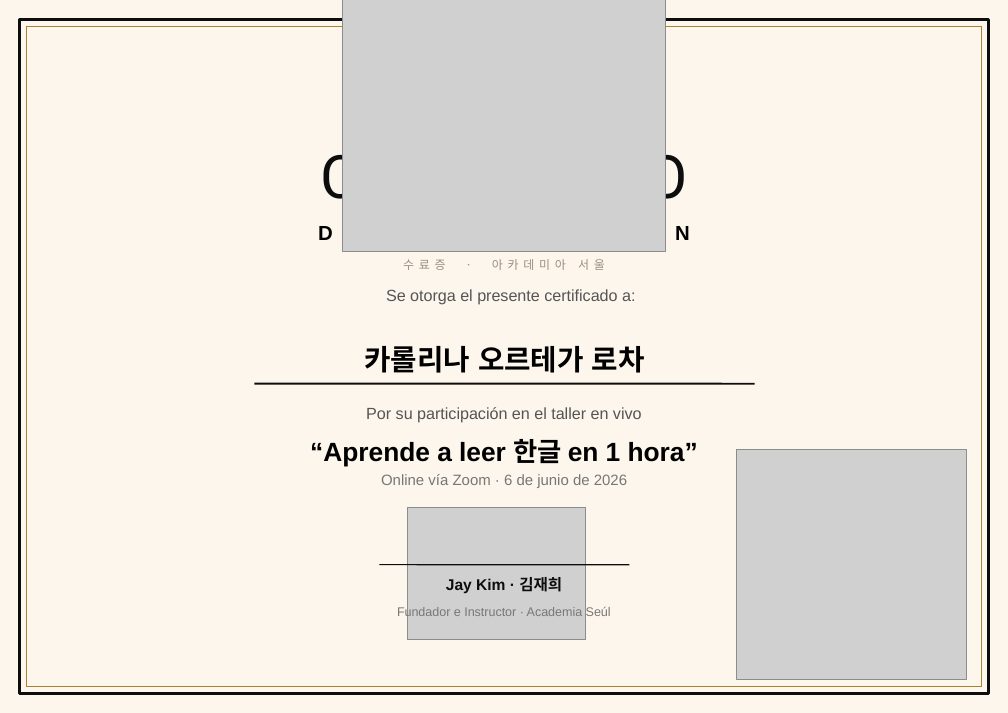
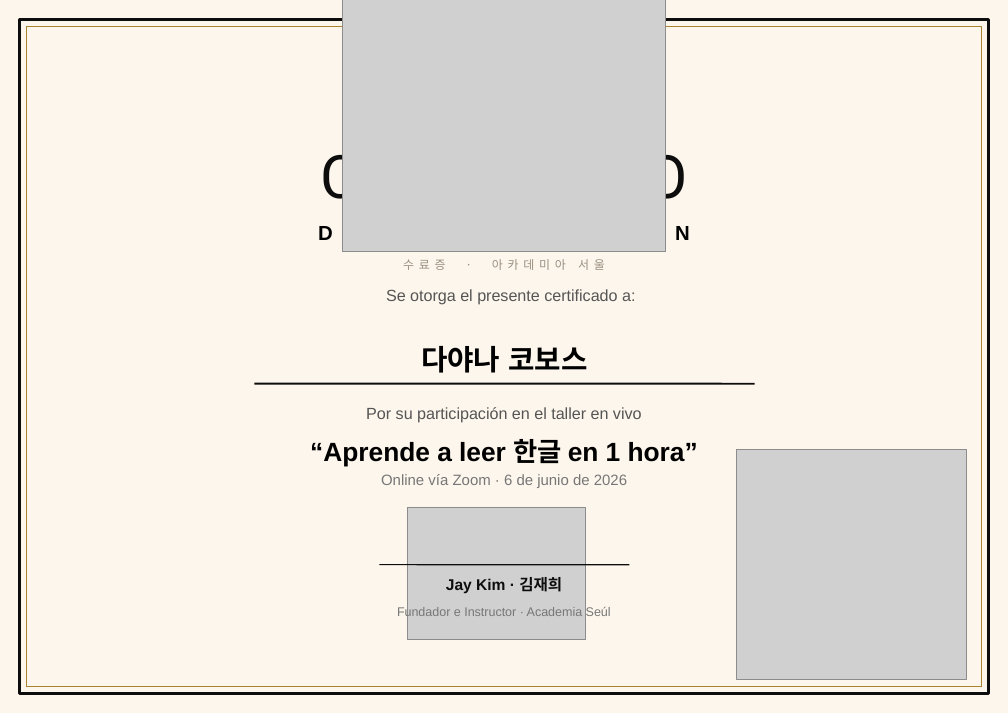
Before and after one commit to academiaseul/ACADEMIASEULWEB, a slide deck: slide 1 of Taller_6Junio/Certificados/Certificado_Taller_Hangul_PROFESIONAL.pptx. Drawn at 1008x713 pixels with LibreOffice and Linux fonts; fonts in the diff are those of the drawing; grey boxes stand for pictures. Boxes give left, top, right and bottom in pixels: in the first picture for what was removed or moved away, otherwise in the second. Text is boxed around its words. In the diff, an @@ line names an element or a change of style, - is before the commit and + after.

```diff
--- a/Taller_6Junio/Certificados/Certificado_Taller_Hangul_PROFESIONAL.pptx
+++ b/Taller_6Junio/Certificados/Certificado_Taller_Hangul_PROFESIONAL.pptx
@@ text at box(421, 346, 587, 373): text changed @@
-카롤리나 오르테가 로차
+다야나 코보스
```
Also in this commit, not shown: 17 other files.
